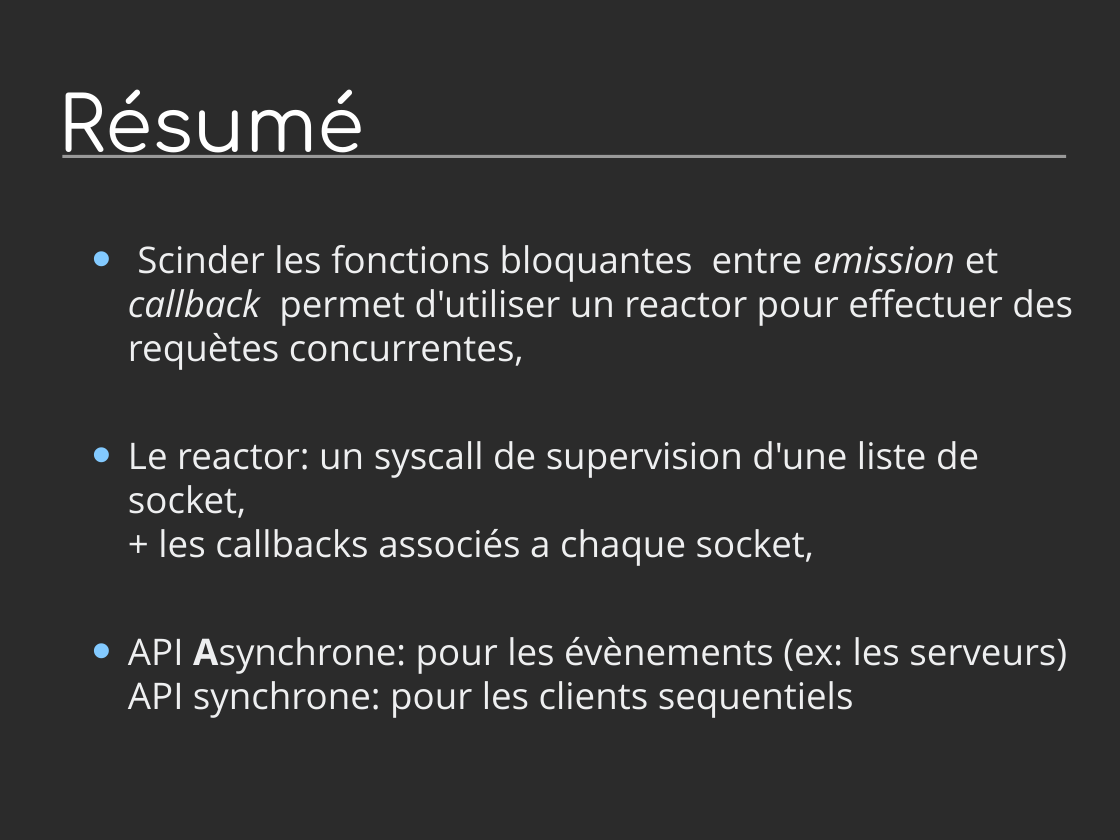
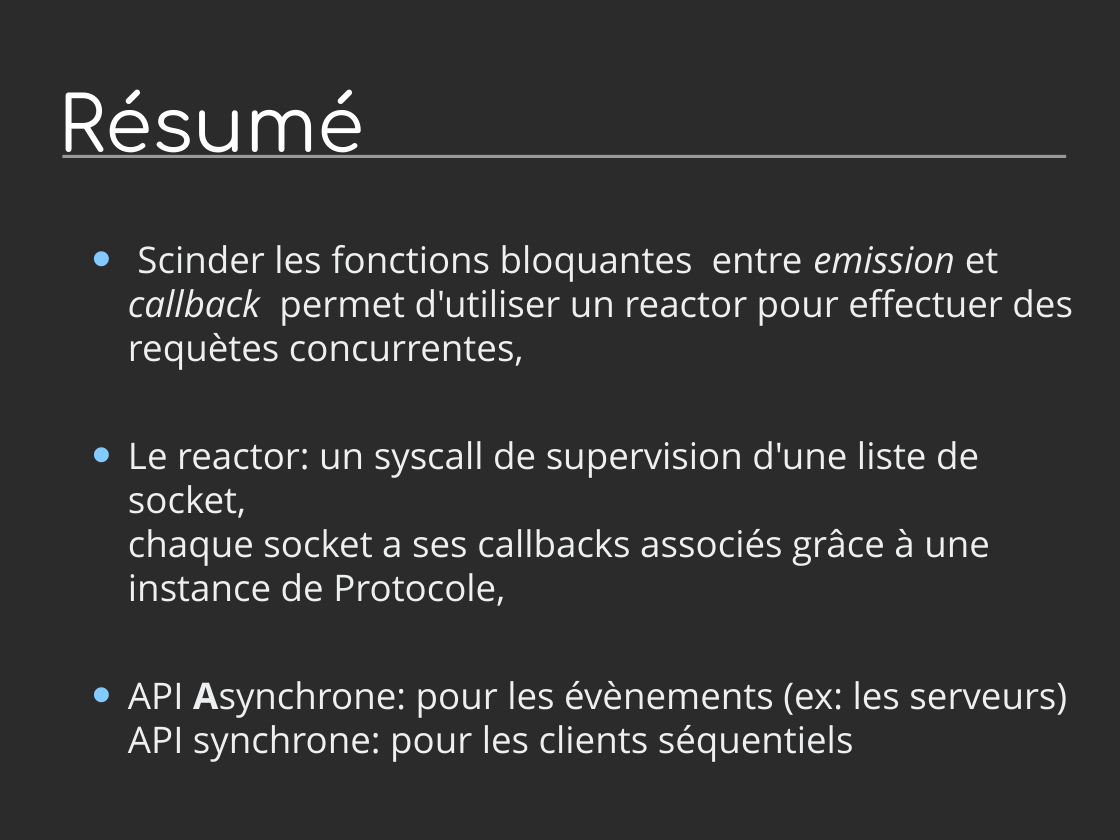
Before and after one commit to jdb/jdb.github.com, a slide deck: slide 38 of imap_idle/pycon-presentation/imap-idle-makingoff.odp (slide 35 before the commit). Drawn at 1120x840 pixels with LibreOffice and Linux fonts; fonts in the diff are those of the drawing; background and template pictures are left out; a plain dark background stands for a picture behind light text. Boxes give left, top, right and bottom in pixels: in the first picture for what was removed or moved away, otherwise in the second. Text is boxed around its words. In the diff, an @@ line names an element or a change of style, - is before the commit and + after.

```diff
--- a/imap_idle/pycon-presentation/imap-idle-makingoff.odp
+++ b/imap_idle/pycon-presentation/imap-idle-makingoff.odp
@@ text at <box>128,441,1067,762</box>: text changed @@
-• Le reactor: un syscall de supervision d'une liste de socket,
-  + les callbacks associés a chaque socket,
-• API Asynchrone: pour les évènements (ex: les serveurs)
-  API synchrone: pour les clients sequentiels
+• Le reactor: un syscall de supervision d'une liste de socket,
+  chaque socket a ses callbacks associés grâce à une instance de Protocole,
+• API Asynchrone: pour les évènements (ex: les serveurs)
+  API synchrone: pour les clients séquentiels
```
Also in this commit, not shown: 11 other slides changed, 4 slides added, 1 slide removed, 2 other files.
